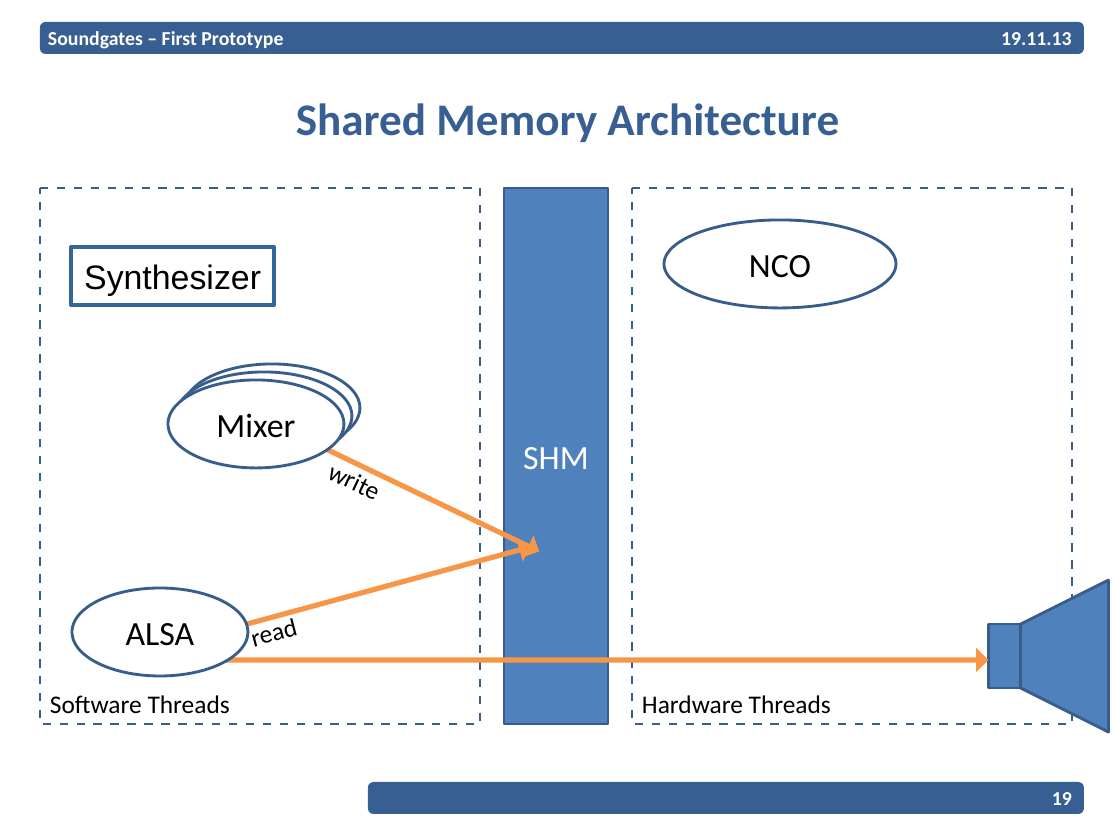
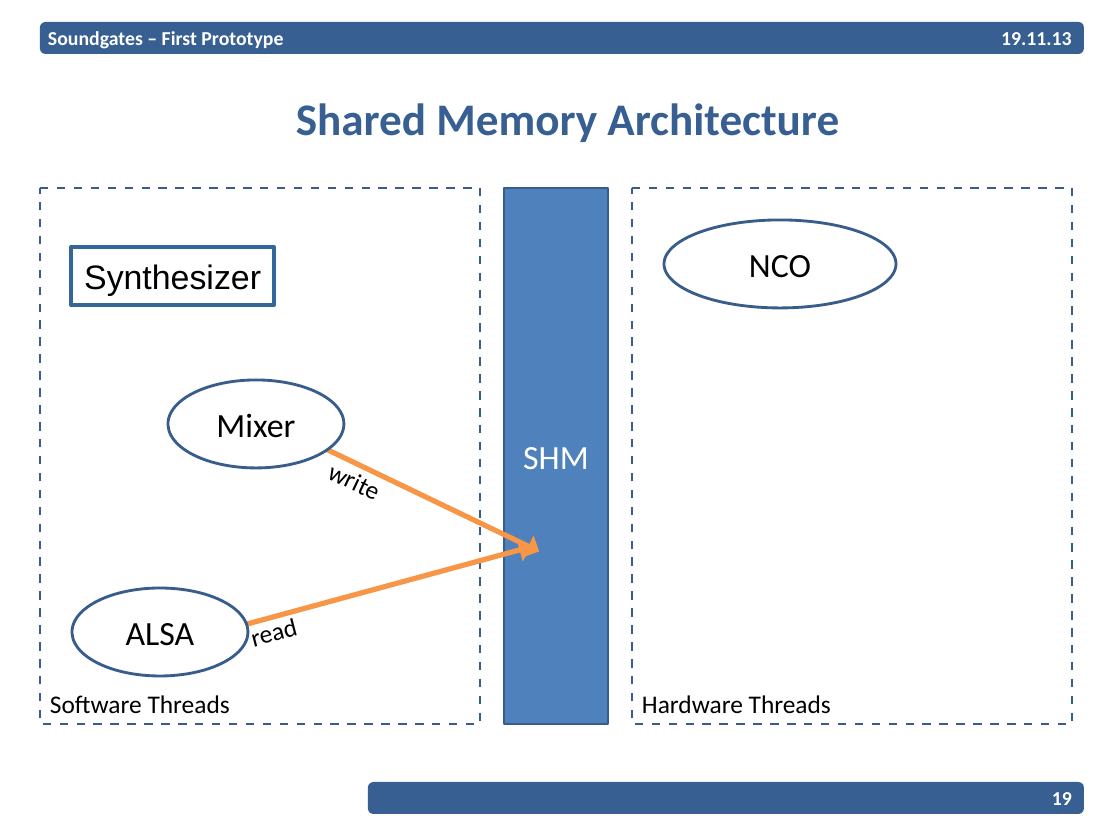
Before and after one commit to EPiCS/soundgates, a slide deck: slide 19 of documents/milestone1-2-presentation/Presentation.odp. Drawn at 1120x840 pixels with LibreOffice and Linux fonts; fonts in the diff are those of the drawing; background and template pictures are left out. Boxes give left, top, right and bottom in pixels: in the first picture for what was removed or moved away, otherwise in the second. Text is boxed around its words. In the diff, an @@ line names an element or a change of style, - is before the commit and + after.

Commit message:
bla, presentation

```diff
--- a/documents/milestone1-2-presentation/Presentation.odp
+++ b/documents/milestone1-2-presentation/Presentation.odp
@@ freeform shape removed at bbox=[176, 372, 352, 460] @@
-Mixer
@@ freeform shape removed at bbox=[184, 364, 360, 452] @@
-Mixer
@@ freeform shape removed at bbox=[1021, 580, 1109, 732] @@
@@ freeform shape removed at bbox=[989, 624, 1020, 688] @@
@@ freeform shape removed at bbox=[207, 648, 989, 673] @@
```
Also in this commit, not shown: 4 other slides changed.
